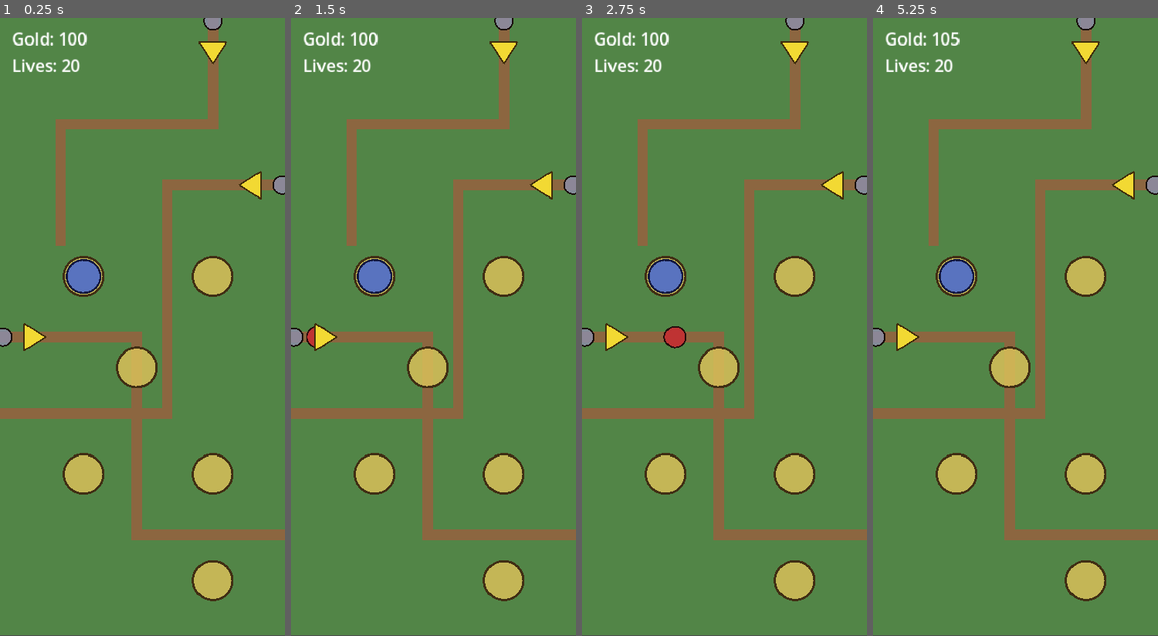
Above: before the commit, frames 1-4 (left to right).
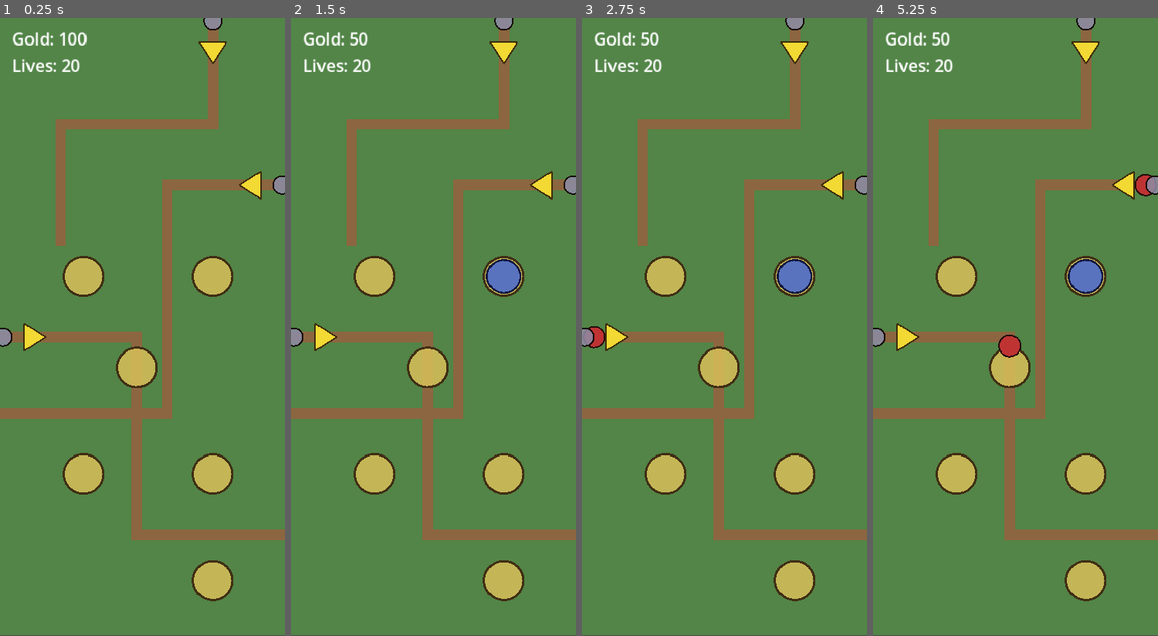
Above: after the commit, the same moments.

Repository: ookeooke/td1
Game: Godot game, scene res://main/Main.tscn
The game is run twice, just before and just after one commit, with the same random seed, the same clock (stepped at 60 frames per second) and the same inputs.
Inputs (mouse positions are in pixels of both pictures, inside the frame that each line leads up to):
- Up to frame 1 (0.25 s): no input
- Up to frame 2 (1.5 s): tap Enter at 0.5 s; move the mouse to (496, 296) at 0.52 s; click (496, 296) at 0.67 s; click (433, 549) at 1.25 s, where only the run after the commit has a clickable "Build Archer (50g)"
- Up to frame 3 (2.75 s): move the mouse to (667, 357) at 2.02 s; click (667, 357) at 2.17 s
- Up to frame 4 (5.25 s): move the mouse to (1044, 191) at 2.77 s; click (1044, 191) at 2.92 s; move the mouse to (1001, 450) at 3.52 s; click (1001, 450) at 3.67 s; move the mouse to (1101, 419) at 4.27 s; click (1101, 419) at 4.42 s; move the mouse to (930, 234) at 5.02 s; click (930, 234) at 5.17 s

The runs differ from the first frame. In frame 1, 0.6% of the frame differs, in the area x 23-36%, y 39-45%; in frame 2, 1.3%; in frame 3, 1.6%; in frame 4, 1.6%, in the area x 20-98%, y 2-55%.

Commit message:
Phase 8: Tower placement UI
Tapping an empty tower spot opens a bottom-sheet TowerSpotMenu; "Build
Archer (50g)" spends gold via GameState and spawns a tower at the spot
through TowerPlacer. Main.gd now loops test enemies across all three
paths so placed towers always have targets until Phase 11's wave system.

Co-Authored-By: Claude Opus 4.6 <noreply@anthropic.com>

Diff:
--- a/autoloads/EventBus.gd
+++ b/autoloads/EventBus.gd
@@ -12,6 +12,8 @@
 signal tower_branch_chosen(tower, branch)
 signal tower_spot_tapped(spot_id)
 signal tower_range_preview_requested(tower)
+signal tower_build_requested(spot_id, tower_id)
+signal tower_menu_dismissed()
 
 # Soldiers
 signal soldier_spawned(soldier, tower)
--- a/main/Main.gd
+++ b/main/Main.gd
@@ -1,8 +1,18 @@
 extends Node2D
 
-const ARCHER_SCENE: PackedScene = preload("res://towers/TowerArcher.tscn")
+# Phase 8: interactive placement. User taps empty spots → TowerSpotMenu →
+# Build Archer → TowerPlacer spends gold and spawns the tower.
+# Test harness now loops enemies on rotating paths so players have targets
+# before WaveManager comes online in Phase 11.
+
+const ENEMY_BASIC_SCENE: PackedScene = preload("res://enemies/EnemyBasic.tscn")
+const ENEMY_SPAWN_INTERVAL: float = 2.5
+const ENEMY_PATHS: Array[String] = ["left", "right", "top"]
 
 @onready var map: Node2D = $Map
+@onready var towers: Node2D = $Towers
+
+var _spawn_index: int = 0
 
 
 func _ready() -> void:
@@ -13,24 +23,35 @@
 	EventBus.enemy_spawned.connect(_on_enemy_spawned)
 	EventBus.enemy_reached_end.connect(_on_enemy_reached_end)
 	EventBus.enemy_died.connect(_on_enemy_died)
+	EventBus.tower_built.connect(_on_tower_built)
+	EventBus.tower_spot_tapped.connect(_on_spot_tapped)
 
-	_phase6_test_tower_vs_enemy()
+	_start_enemy_loop()
 
 
-func _phase6_test_tower_vs_enemy() -> void:
-	_place_archer_on_spot("Spot1")
-	await get_tree().create_timer(1.0).timeout
-	var left_path: Path2D = map.get_path_by_id("left")
-	WaveManager.spawn_enemy(left_path, "left")
+func _start_enemy_loop() -> void:
+	var t := Timer.new()
+	t.wait_time = ENEMY_SPAWN_INTERVAL
+	t.autostart = true
+	t.timeout.connect(_spawn_test_enemy)
+	add_child(t)
 
 
-func _place_archer_on_spot(spot_id: String) -> void:
-	var grid: Node = map.get_node("GridManager")
-	var pos: Vector2 = grid.get_spot_position(spot_id)
-	var archer: Node2D = ARCHER_SCENE.instantiate()
-	archer.position = pos
-	map.add_child(archer)
-	print("[Main] placed archer at %s %s" % [spot_id, pos])
+func _spawn_test_enemy() -> void:
+	var path_id: String = ENEMY_PATHS[_spawn_index % ENEMY_PATHS.size()]
+	_spawn_index += 1
+	var p: Path2D = map.get_path_by_id(path_id)
+	if p == null:
+		return
+	WaveManager.spawn_enemy(p, path_id, ENEMY_BASIC_SCENE)
+
+
+func _on_spot_tapped(spot_id: String) -> void:
+	print("[Main] spot tapped: %s" % spot_id)
+
+
+func _on_tower_built(_tower: Node, spot_id: String) -> void:
+	print("[Main] tower built on %s" % spot_id)
 
 
 func _on_enemy_spawned(_enemy: Node, path_id: String) -> void:
--- a/main/Main.tscn
+++ b/main/Main.tscn
@@ -1,12 +1,23 @@
-[gd_scene load_steps=4 format=3 uid="uid://b1td1main0000"]
+[gd_scene load_steps=6 format=3 uid="uid://b1td1main0000"]
 
 [ext_resource type="Script" path="res://main/Main.gd" id="1_main"]
 [ext_resource type="PackedScene" path="res://map/Map.tscn" id="2_map"]
 [ext_resource type="PackedScene" path="res://ui/HUD.tscn" id="3_hud"]
+[ext_resource type="Script" path="res://ui/TowerPlacer.gd" id="4_placer"]
+[ext_resource type="PackedScene" path="res://ui/TowerSpotMenu.tscn" id="5_menu"]
 
 [node name="Main" type="Node2D"]
 script = ExtResource("1_main")
 
 [node name="Map" parent="." instance=ExtResource("2_map")]
 
+[node name="Towers" type="Node2D" parent="."]
+
+[node name="TowerPlacer" type="Node" parent="."]
+script = ExtResource("4_placer")
+towers_parent_path = NodePath("../Towers")
+grid_manager_path = NodePath("../Map/GridManager")
+
 [node name="HUD" parent="." instance=ExtResource("3_hud")]
+
+[node name="TowerSpotMenu" parent="." instance=ExtResource("5_menu")]
--- a/map/GridManager.gd
+++ b/map/GridManager.gd
@@ -30,3 +30,33 @@
 
 func get_spot_count() -> int:
 	return _spots.size()
+
+
+func set_tower_at(spot_id: String, tower: Node) -> void:
+	if not _spots.has(spot_id):
+		push_warning("[GridManager] set_tower_at: unknown spot '%s'" % spot_id)
+		return
+	_spots[spot_id].tower = tower
+
+
+func clear_tower_at(spot_id: String) -> void:
+	if not _spots.has(spot_id):
+		return
+	_spots[spot_id].tower = null
+
+
+func get_tower_at(spot_id: String) -> Node:
+	if not _spots.has(spot_id):
+		return null
+	return _spots[spot_id].tower
+
+
+func find_nearest_spot(world_pos: Vector2, max_distance: float) -> String:
+	var best_id := ""
+	var best_d := max_distance
+	for id in _spots:
+		var d := world_pos.distance_to(_spots[id].position)
+		if d <= best_d:
+			best_d = d
+			best_id = id
+	return best_id
--- a/map/Map.tscn
+++ b/map/Map.tscn
@@ -3,6 +3,7 @@
 [ext_resource type="Script" path="res://map/Map.gd" id="1_map"]
 [ext_resource type="Script" path="res://map/GridManager.gd" id="2_grid"]
 [ext_resource type="PackedScene" path="res://map/SpawnMarker.tscn" id="3_sm"]
+[ext_resource type="Script" path="res://map/SpotInputManager.gd" id="4_sim"]
 
 [node name="Map" type="Node2D"]
 script = ExtResource("1_map")
@@ -62,3 +63,6 @@
 
 [node name="GridManager" type="Node" parent="."]
 script = ExtResource("2_grid")
+
+[node name="SpotInputManager" type="Node" parent="."]
+script = ExtResource("4_sim")
--- /dev/null
+++ b/map/SpotInputManager.gd
@@ -0,0 +1,46 @@
+extends Node
+
+# Captures screen touches and emits EventBus.tower_spot_tapped(spot_id)
+# when the tap falls inside the tap-radius of a registered GridManager spot.
+# Touch-only per CLAUDE.md: emulate_touch_from_mouse maps mouse clicks to
+# InputEventScreenTouch, so we only handle the touch variant.
+
+const TAP_RADIUS: float = 36.0
+
+@export var grid_manager_path: NodePath
+@export var map_path: NodePath  # Node2D whose transform maps screen -> world
+
+var _grid: Node
+var _map: Node2D
+
+
+func _ready() -> void:
+	if grid_manager_path.is_empty():
+		_grid = get_parent().get_node_or_null("GridManager")
+	else:
+		_grid = get_node_or_null(grid_manager_path)
+	if map_path.is_empty():
+		_map = get_parent() as Node2D
+	else:
+		_map = get_node_or_null(map_path) as Node2D
+	if _grid == null:
+		push_error("[SpotInputManager] GridManager not found")
+	if _map == null:
+		push_error("[SpotInputManager] Map node not found")
+
+
+func _unhandled_input(event: InputEvent) -> void:
+	if event is InputEventScreenTouch:
+		if not event.pressed:
+			return
+		_handle_tap(event.position)
+
+
+func _handle_tap(screen_pos: Vector2) -> void:
+	if _grid == null or _map == null:
+		return
+	var world_pos: Vector2 = _map.get_global_transform_with_canvas().affine_inverse() * screen_pos
+	var spot_id: String = _grid.find_nearest_spot(world_pos, TAP_RADIUS)
+	if spot_id == "":
+		return
+	EventBus.tower_spot_tapped.emit(spot_id)
--- /dev/null
+++ b/ui/TowerPlacer.gd
@@ -0,0 +1,53 @@
+extends Node
+
+# Phase 8: listens for tower_build_requested, resolves tower_id → scene/data/cost,
+# spends gold through GameState, instances the tower at the spot position,
+# parents it under @towers_parent, and registers it with GridManager.
+# New tower types register here in later phases (mage, artillery, barracks).
+
+const ARCHER_SCENE: PackedScene = preload("res://towers/TowerArcher.tscn")
+const ARCHER_DATA: Resource = preload("res://towers/data/tower_archer.tres")
+
+@export var towers_parent_path: NodePath
+@export var grid_manager_path: NodePath
+
+var _towers_parent: Node
+var _grid: Node
+var _registry: Dictionary = {}
+
+
+func _ready() -> void:
+	_towers_parent = get_node_or_null(towers_parent_path)
+	if _towers_parent == null:
+		_towers_parent = self
+	_grid = get_node_or_null(grid_manager_path)
+	if _grid == null:
+		_grid = get_tree().root.find_child("GridManager", true, false)
+	_registry["archer"] = {
+		"scene": ARCHER_SCENE,
+		"data": ARCHER_DATA,
+		"cost": ARCHER_DATA.cost,
+	}
+	EventBus.tower_build_requested.connect(_on_build_requested)
+
+
+func _on_build_requested(spot_id: String, tower_id: String) -> void:
+	if not _registry.has(tower_id):
+		push_warning("[TowerPlacer] unknown tower_id '%s'" % tower_id)
+		return
+	if _grid == null:
+		push_error("[TowerPlacer] no GridManager")
+		return
+	if _grid.is_occupied(spot_id):
+		return
+	var entry: Dictionary = _registry[tower_id]
+	var cost: int = entry.cost
+	if not GameState.spend_gold(cost):
+		print("[TowerPlacer] build refused — need %dg, have %d" % [cost, GameState.gold])
+		return
+	var tower: Node2D = (entry.scene as PackedScene).instantiate()
+	tower.position = _grid.get_spot_position(spot_id)
+	_towers_parent.add_child(tower)
+	_grid.set_tower_at(spot_id, tower)
+	EventBus.tower_built.emit(tower, spot_id)
+	print("[TowerPlacer] built %s on %s for %dg (gold left: %d)" % [tower_id, spot_id, cost, GameState.gold])
--- /dev/null
+++ b/ui/TowerSpotMenu.gd
@@ -0,0 +1,63 @@
+extends CanvasLayer
+
+# Bottom-sheet popup shown when an empty tower spot is tapped.
+# Phase 8: one build option (Archer). Phase 24+ adds upgrade / sell rows
+# when tapping an occupied spot.
+
+@onready var root: Control = %Root
+@onready var backdrop: Control = %Backdrop
+@onready var panel: PanelContainer = %Panel
+@onready var archer_button: Button = %ArcherButton
+@onready var close_button: Button = %CloseButton
+
+const ARCHER_ID: String = "archer"
+const ARCHER_COST: int = 50
+
+var _current_spot_id: String = ""
+
+
+func _ready() -> void:
+	root.visible = false
+	archer_button.pressed.connect(_on_archer_pressed)
+	close_button.pressed.connect(_dismiss)
+	backdrop.gui_input.connect(_on_backdrop_input)
+	EventBus.tower_spot_tapped.connect(_on_spot_tapped)
+	EventBus.gold_changed.connect(_on_gold_changed)
+
+
+func _on_spot_tapped(spot_id: String) -> void:
+	var grid: Node = get_tree().root.find_child("GridManager", true, false)
+	if grid != null and grid.has_method("is_occupied") and grid.is_occupied(spot_id):
+		# Phase 24 wires the upgrade/sell menu here.
+		return
+	_current_spot_id = spot_id
+	_refresh_buttons()
+	root.visible = true
+
+
+func _on_gold_changed(_amount: int) -> void:
+	if root.visible:
+		_refresh_buttons()
+
+
+func _refresh_buttons() -> void:
+	archer_button.text = "Build Archer (%dg)" % ARCHER_COST
+	archer_button.disabled = GameState.gold < ARCHER_COST
+
+
+func _on_archer_pressed() -> void:
+	if _current_spot_id == "":
+		return
+	EventBus.tower_build_requested.emit(_current_spot_id, ARCHER_ID)
+	_dismiss()
+
+
+func _on_backdrop_input(event: InputEvent) -> void:
+	if event is InputEventScreenTouch and event.pressed:
+		_dismiss()
+
+
+func _dismiss() -> void:
+	_current_spot_id = ""
+	root.visible = false
+	EventBus.tower_menu_dismissed.emit()
--- /dev/null
+++ b/ui/TowerSpotMenu.tscn
@@ -0,0 +1,58 @@
+[gd_scene load_steps=2 format=3 uid="uid://b1td1spotmenu00"]
+
+[ext_resource type="Script" path="res://ui/TowerSpotMenu.gd" id="1_tsm"]
+
+[node name="TowerSpotMenu" type="CanvasLayer"]
+layer = 10
+script = ExtResource("1_tsm")
+
+[node name="Root" type="Control" parent="."]
+unique_name_in_owner = true
+layout_mode = 3
+anchors_preset = 15
+anchor_right = 1.0
+anchor_bottom = 1.0
+mouse_filter = 1
+
+[node name="Backdrop" type="Control" parent="Root"]
+unique_name_in_owner = true
+layout_mode = 1
+anchors_preset = 15
+anchor_right = 1.0
+anchor_bottom = 1.0
+mouse_filter = 0
+
+[node name="Panel" type="PanelContainer" parent="Root"]
+unique_name_in_owner = true
+layout_mode = 1
+anchors_preset = 12
+anchor_top = 1.0
+anchor_right = 1.0
+anchor_bottom = 1.0
+offset_top = -180.0
+grow_horizontal = 2
+grow_vertical = 0
+
+[node name="VBox" type="VBoxContainer" parent="Root/Panel"]
+layout_mode = 2
+theme_override_constants/separation = 12
+
+[node name="TitleLabel" type="Label" parent="Root/Panel/VBox"]
+layout_mode = 2
+text = "Build Tower"
+horizontal_alignment = 1
+theme_override_font_sizes/font_size = 22
+
+[node name="ArcherButton" type="Button" parent="Root/Panel/VBox"]
+unique_name_in_owner = true
+custom_minimum_size = Vector2(0, 80)
+layout_mode = 2
+text = "Build Archer (50g)"
+theme_override_font_sizes/font_size = 22
+
+[node name="CloseButton" type="Button" parent="Root/Panel/VBox"]
+unique_name_in_owner = true
+custom_minimum_size = Vector2(0, 60)
+layout_mode = 2
+text = "Close"
+theme_override_font_sizes/font_size = 20
Not shown, added: ui/HUD.gd.uid
Not shown: 1 places in ui/HUD.tscn that only renumber resources
Not shown, changed: SESSIONS.md
